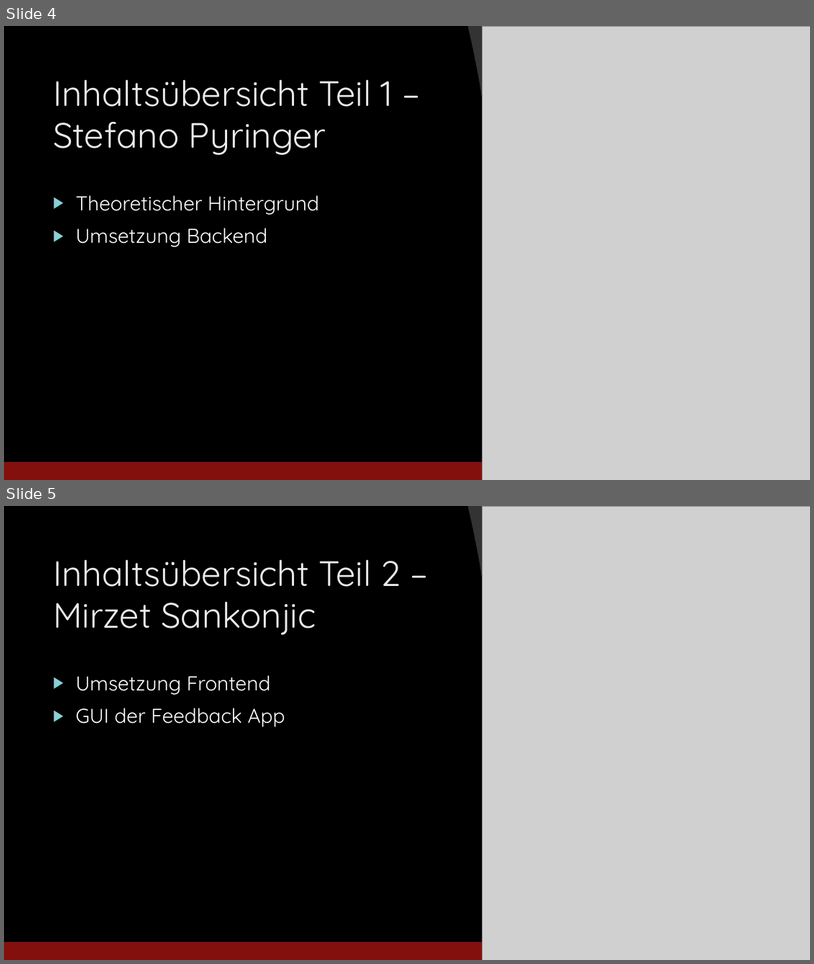
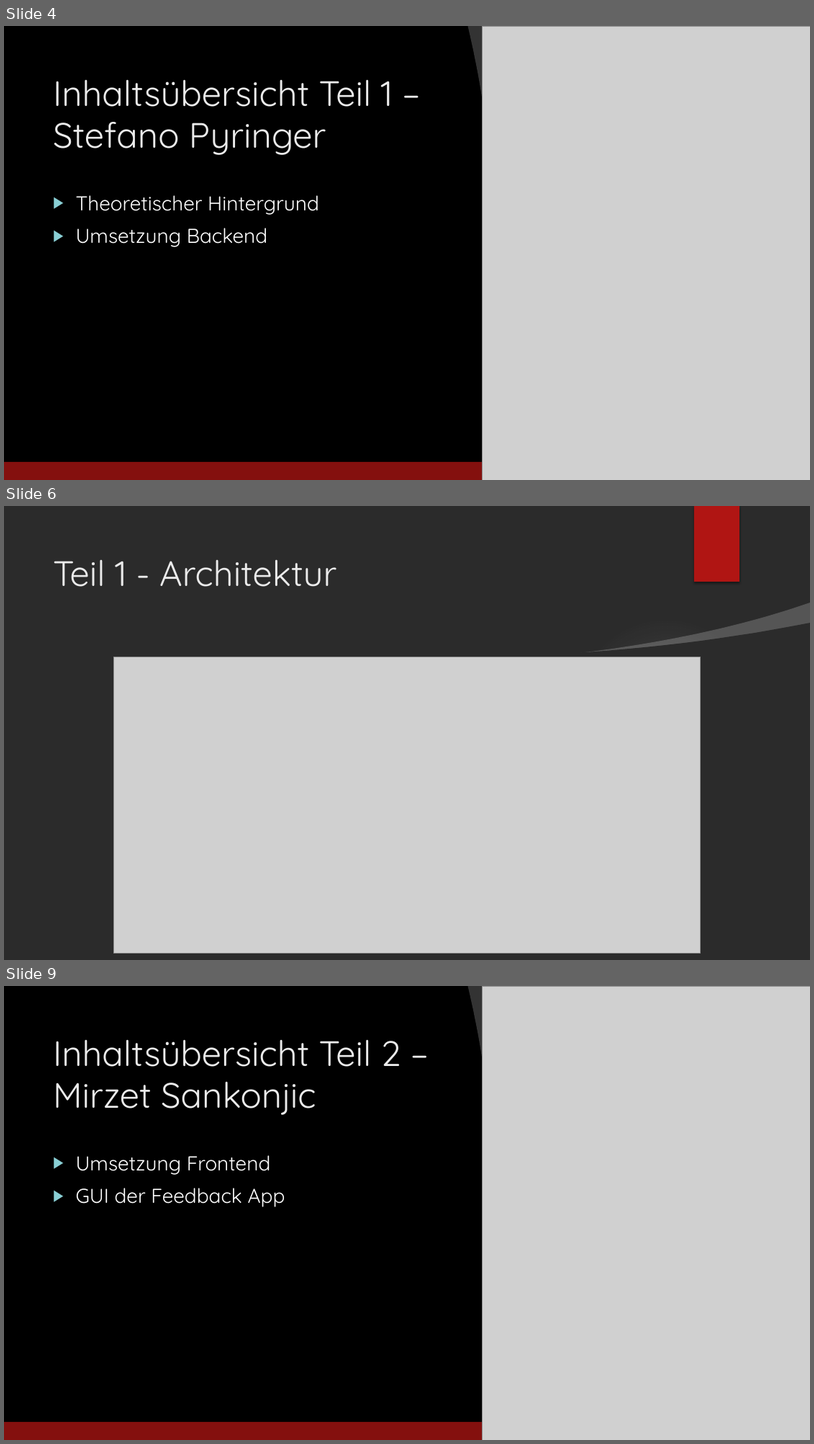
Before and after one commit to jfuerlinger/htl-da-2021_22-feedback-app, a slide deck: Praesentation/Praesentation_Diplomarbeit_FeedbackApp.pptx. Shown one above the other, each under a label of ours: slides 4 and 5 before the commit, slides 4, 6 and 9 after it; the slides between them are not shown. The pictures are 814x964 and 814x1444 pixels, drawn with LibreOffice and Linux fonts; fonts in the diff are those of the drawing; grey boxes stand for pictures; background and template pictures are left out; a plain dark background stands for a picture behind light text. Boxes give left, top, right and bottom in pixels: in the first picture for what was removed or moved away, otherwise in the second. Text is boxed around its words. In the diff, an @@ line names an element or a change of style, - is before the commit and + after.

```diff
--- a/Praesentation/Praesentation_Diplomarbeit_FeedbackApp.pptx
+++ b/Praesentation/Praesentation_Diplomarbeit_FeedbackApp.pptx
@@ slide 6 added at [4,506,810,960], background picture (left out); not listed: 1 template element that a slide beside it also shows @@
@@ rectangle added at [694,506,740,582], fill #B01513 @@
@@ title added at [53,559,337,587], 42 pt, text #EBEBEB @@
+Teil 1 - Architektur
@@ freeform shape added at [581,602,810,657], fill #FFFFFF at 20% opacity @@
@@ freeform shape added at [4,623,810,960], fill #FFFFFF @@
@@ ellipse added at [574,617,759,803], fill gradient #F3F3F3 @@
@@ picture added at [114,656,701,953] @@
@@ what was slide 5 is now slide 9 @@
```
Also in this commit, not shown: 3 other slides added.
